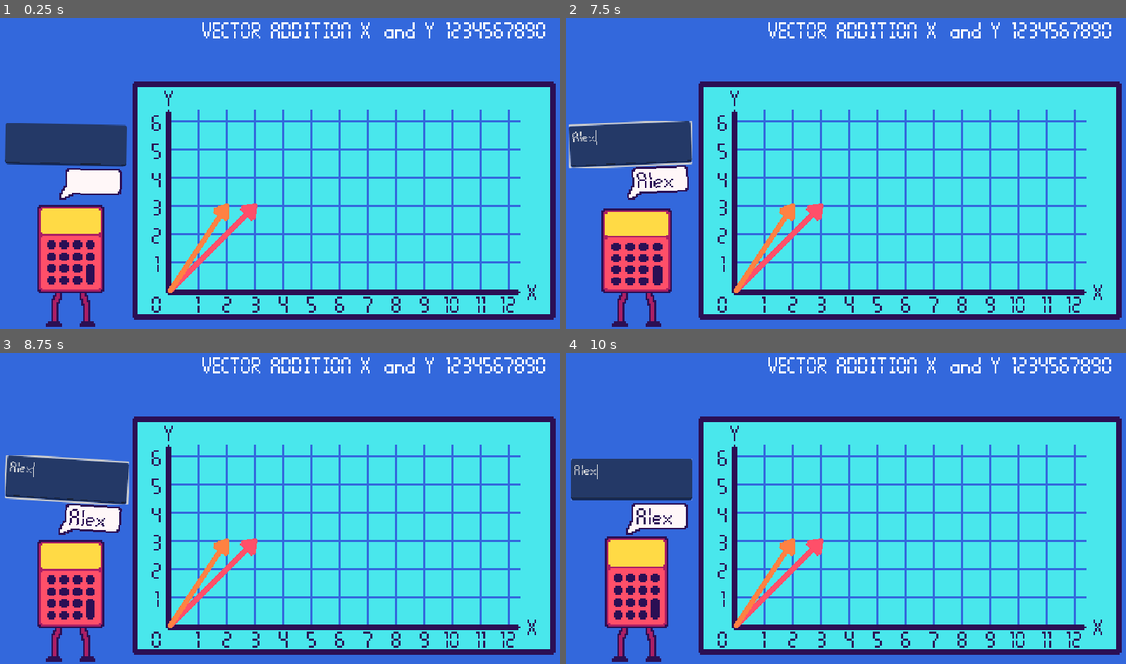
Above: before the commit, frames 1-4 (two rows, left to right).
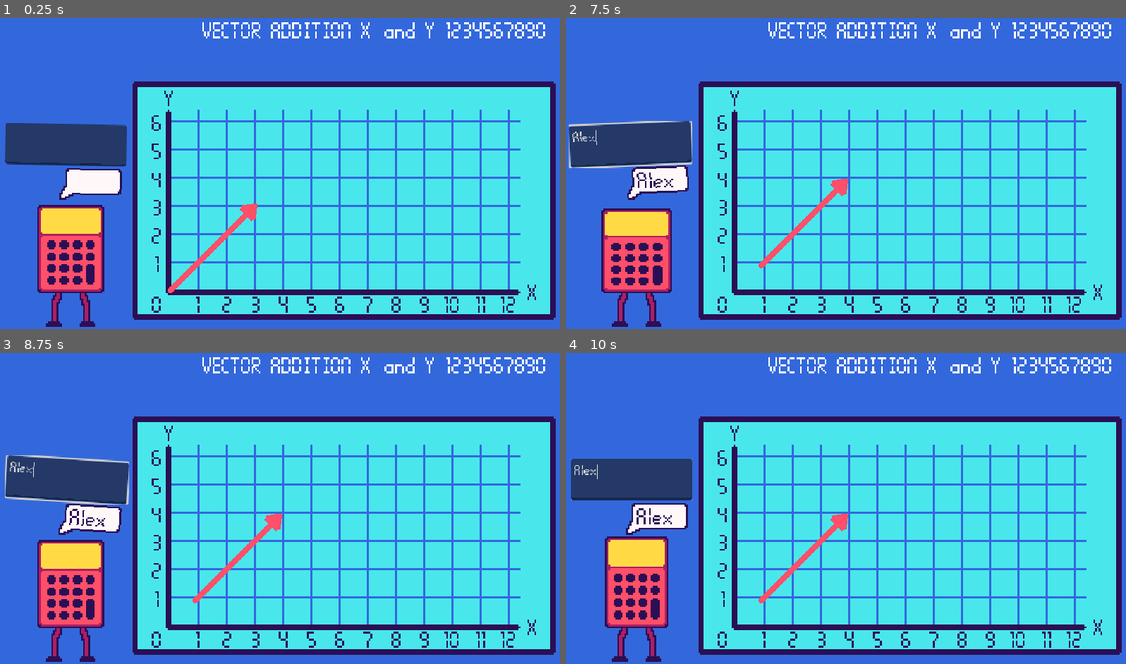
Above: after the commit, the same moments.

Repository: KyleTiley/VectorMathGame
Game: Godot game, scene res://Game/game.tscn
The game is run twice, just before and just after one commit, with the same random seed, the same clock (stepped at 60 frames per second) and the same inputs.
Inputs (mouse positions are in pixels of both pictures, inside the frame that each line leads up to):
- Up to frame 1 (0.25 s): no input
- Up to frame 2 (7.5 s): click (633, 145) at 0.52 s; type "Alex" at 0.6 s; move the mouse to (734, 291) at 1.27 s; click (734, 291) at 1.42 s; move the mouse to (734, 260) at 2.02 s; click (734, 260) at 2.17 s; move the mouse to (734, 232) at 2.77 s; click (734, 232) at 2.92 s; move the mouse to (734, 204) at 3.52 s; click (734, 204) at 3.67 s; move the mouse to (734, 176) at 4.27 s; click (734, 176) at 4.42 s; move the mouse to (734, 148) at 5.02 s; click (734, 148) at 5.17 s; move the mouse to (734, 120) at 5.77 s; click (734, 120) at 5.92 s; move the mouse to (762, 291) at 6.52 s; click (762, 291) at 6.67 s; move the mouse to (762, 260) at 7.27 s; click (762, 260) at 7.42 s
- Up to frame 3 (8.75 s): move the mouse to (196, 567) at 8.02 s; click (196, 567) at 8.17 s
- Up to frame 4 (10 s): move the mouse to (762, 539) at 8.77 s; click (762, 539) at 8.92 s; move the mouse to (762, 511) at 9.52 s; click (762, 511) at 9.67 s

The runs differ from the first frame. In frame 1, 0.4% of the frame differs, in the area x 29-41%, y 59-89%; in frame 2, 0.7%, in the area x 29-51%, y 51-89%; in frame 3, 0.7%; in frame 4, 0.7%.

Commit message:
drag and drop basics works

Diff:
--- a/Game/Graph/graph_point_area_2d.tscn
+++ b/Game/Graph/graph_point_area_2d.tscn
@@ -6,6 +6,7 @@
 radius = 6.0
 
 [node name="GraphPointArea2D" type="Area2D"]
+visible = false
 script = ExtResource("1_yvtcj")
 
 [node name="CollisionShape2D" type="CollisionShape2D" parent="."]
--- a/Game/Graph/vector_graph.tscn
+++ b/Game/Graph/vector_graph.tscn
@@ -288,10 +288,11 @@
 position = Vector2(192, -96)
 
 [node name="Vector1" parent="." instance=ExtResource("5_86yl3")]
-default_color = Color(1, 0.309712, 0.41181, 1)
 
 [node name="Vector2" parent="." instance=ExtResource("5_86yl3")]
+visible = false
 default_color = Color(1, 0.506096, 0.258915, 1)
 
 [node name="Vector3" parent="." instance=ExtResource("5_86yl3")]
+visible = false
 default_color = Color(1, 0.854902, 0.270634, 1)
--- a/Game/VectorLine/vector_line.gd
+++ b/Game/VectorLine/vector_line.gd
@@ -1,5 +1,6 @@
 extends Line2D
 
+@onready var line = $"."
 @onready var area = $Area2D
 @onready var collision = CollisionShape2D.new()
 
@@ -17,7 +18,7 @@
 	collision.rotation = atan(diff.y / diff.x) # angle a bit off?
 	print(collision.rotation)
 	collision.shape.extents.x = 10
-	collision.shape.extents.x = sqrt(pow(diff.x, 2) + pow(diff.y, 2))/2 # div of 2 since rez is double
+	collision.shape.extents.x = sqrt(pow(diff.x, 2) + pow(diff.y, 2))/1.8 # div of 2 since rez is double
 
 	var theta = atan2(diff.y, diff.x)
 	var rad = deg_to_rad(35)
@@ -37,6 +38,20 @@
 	self.add_point(end_point) # to finalise
 
 
+var selected = false
+var selection_offset : Vector2
+
 func _on_area_2d_input_event(_viewport, event, _shape_idx):
 	if event is InputEventMouseButton and event.pressed and event.button_index == 1:
-		print(name)
+		selected = true
+		selection_offset = global_position - get_global_mouse_position()
+
+func _physics_process(delta):
+	print(line.global_position)
+	print(get_global_mouse_position())
+	if selected:
+		line.global_position = lerp(line.global_position, get_global_mouse_position(), 25 * delta)
+
+func _input(event):
+	if event is InputEventMouseButton and not event.pressed and event.button_index == 1:
+		selected = false
--- a/project.godot
+++ b/project.godot
@@ -11,6 +11,7 @@
 [application]
 
 config/name="VectorMathGame"
+config/tags=PackedStringArray("gads")
 run/main_scene="res://Game/game.tscn"
 config/features=PackedStringArray("4.1", "Mobile")
 config/icon="res://icon.svg"
